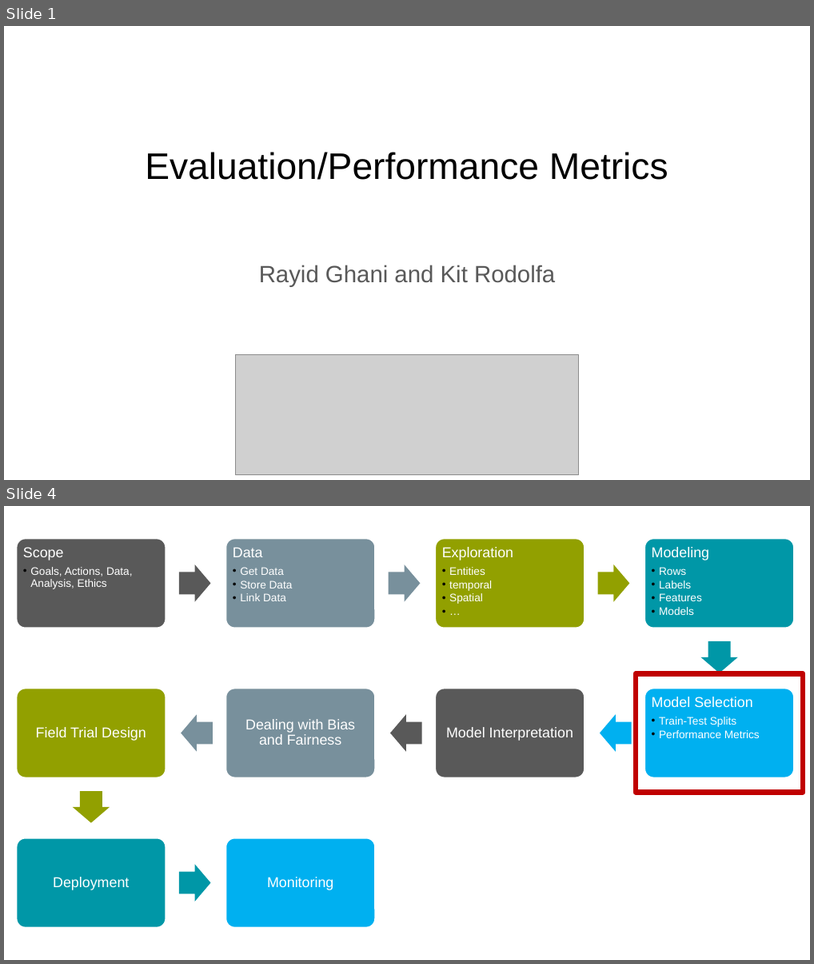
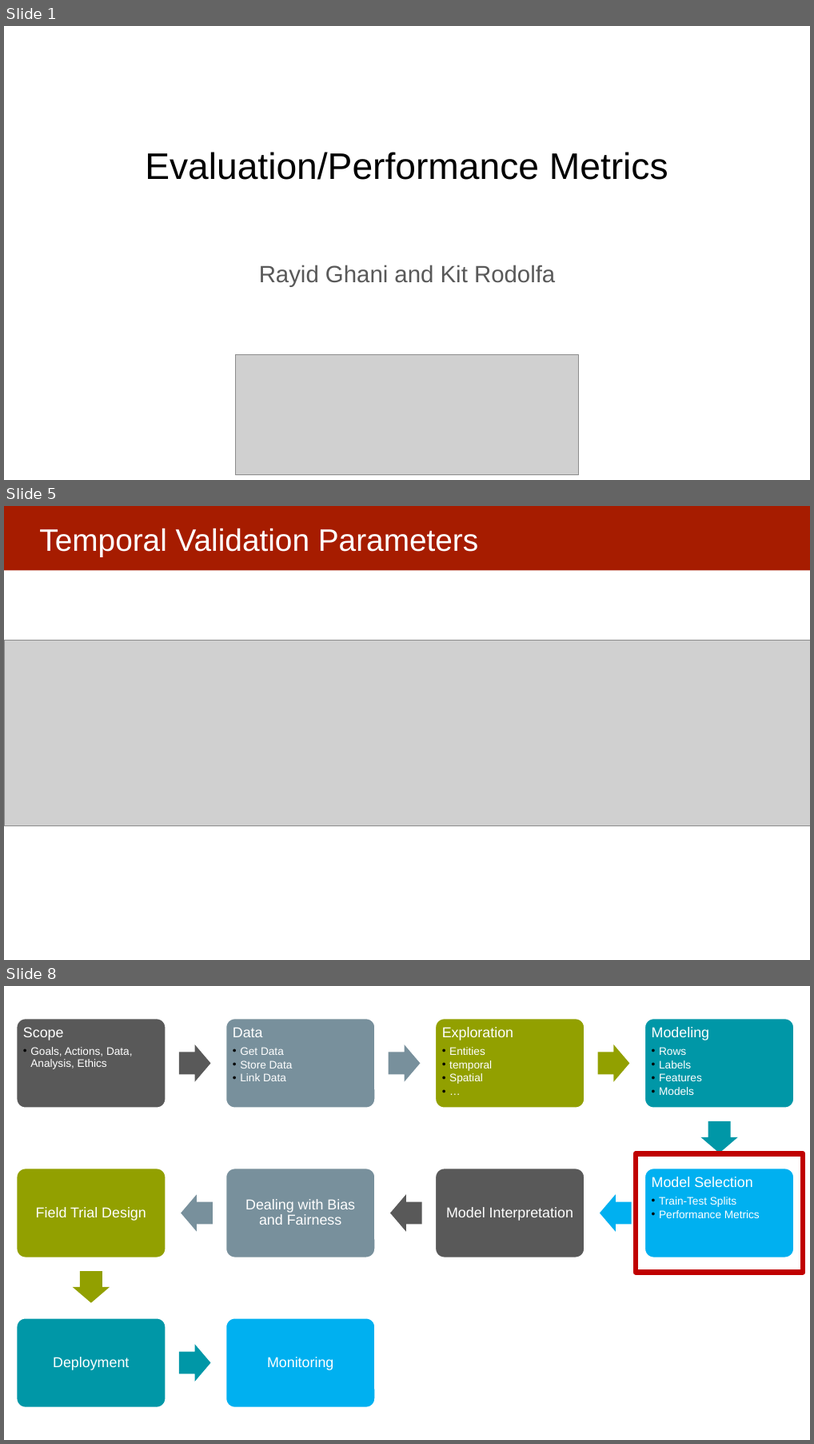
Before and after one commit to dssg/MLinPractice, a slide deck: Lectures/Lecture6-EvaluationMetrics.pptx. Shown one above the other, each under a label of ours: slides 1 and 4 before the commit, slides 1, 5 and 8 after it; the slides between them are not shown. The pictures are 814x964 and 814x1444 pixels, drawn with LibreOffice and Linux fonts; fonts in the diff are those of the drawing; grey boxes stand for pictures. Boxes give left, top, right and bottom in pixels: in the first picture for what was removed or moved away, otherwise in the second. Text is boxed around its words. In the diff, an @@ line names an element or a change of style, - is before the commit and + after.

```diff
--- a/Lectures/Lecture6-EvaluationMetrics.pptx
+++ b/Lectures/Lecture6-EvaluationMetrics.pptx
@@ slide 5 added at (x1=4, y1=506, x2=810, y2=960), background #FFFFFF @@
@@ rectangle added at (x1=4, y1=506, x2=810, y2=570), fill #A61C00 @@
@@ title added at (x1=39, y1=528, x2=478, y2=556), 37 pt, text #FFFFFF @@
+Temporal Validation Parameters
@@ picture added at (x1=4, y1=640, x2=810, y2=826) @@
@@ what was slide 4 is now slide 8 @@
```
Also in this commit, not shown: 3 slides changed, 3 other slides added, 1 other file.
